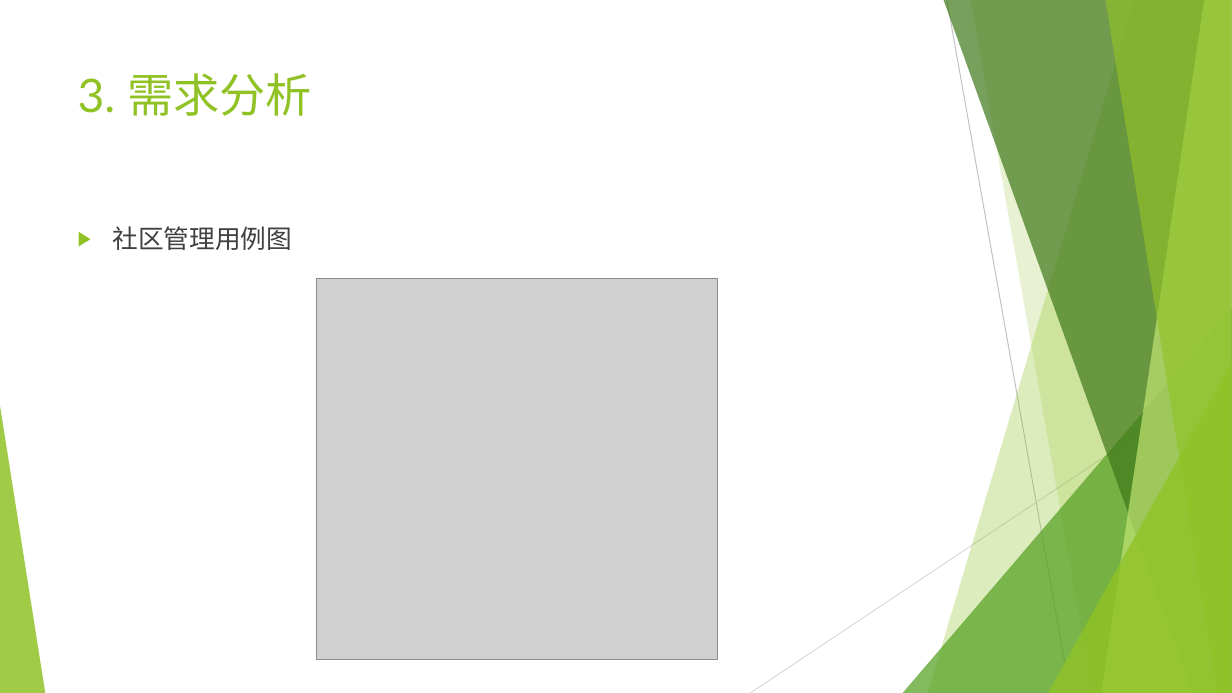
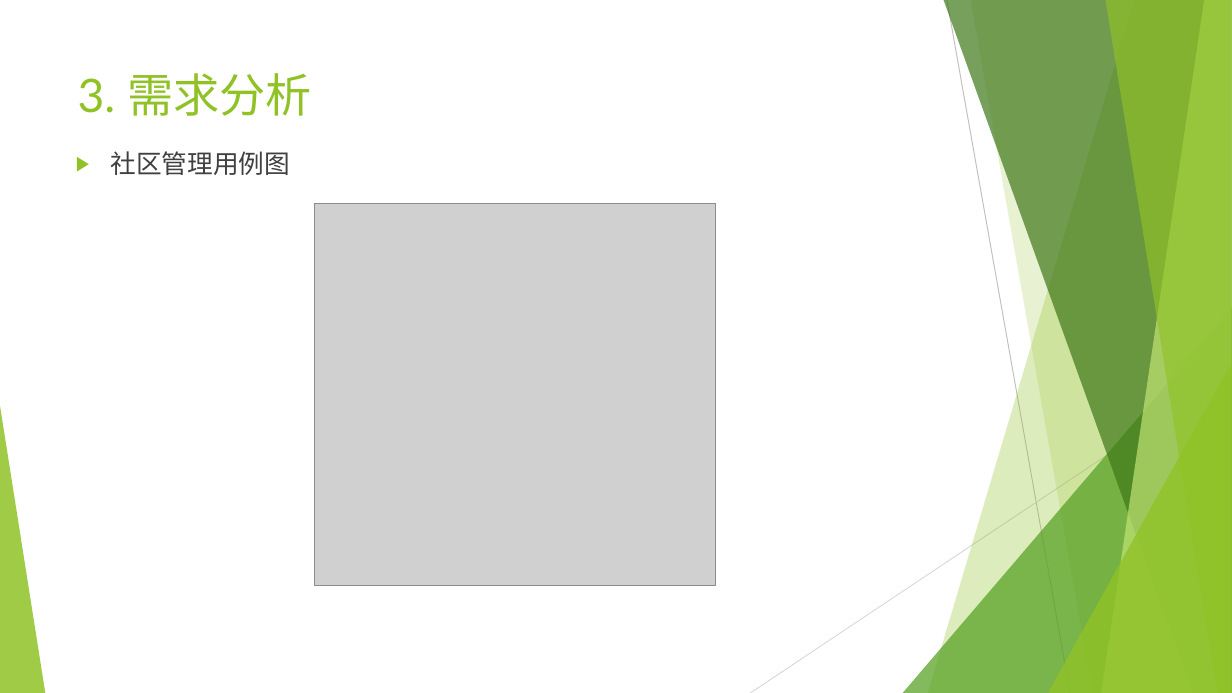
Before and after one commit to mmmmmmiracle/SE_project, a slide deck: slide 11 of doc/SE_project.pptx. Drawn at 1232x693 pixels with LibreOffice and Linux fonts; fonts in the diff are those of the drawing; grey boxes stand for pictures. Boxes give left, top, right and bottom in pixels: in the first picture for what was removed or moved away, otherwise in the second. Text is boxed around its words. In the diff, an @@ line names an element or a change of style, - is before the commit and + after.

```diff
--- a/doc/SE_project.pptx
+++ b/doc/SE_project.pptx
@@ text "社区管理用例图": place and size @@
-text "社区管理用例图" at box(112, 226, 292, 250)
+text "社区管理用例图" at box(110, 151, 290, 175)
@@ picture: place and size @@
-picture at box(316, 279, 717, 661)
+picture at box(314, 204, 715, 586)
```
Also in this commit, not shown: 13 other slides changed, 14 slides added, 3 slides removed, 4 other files.
